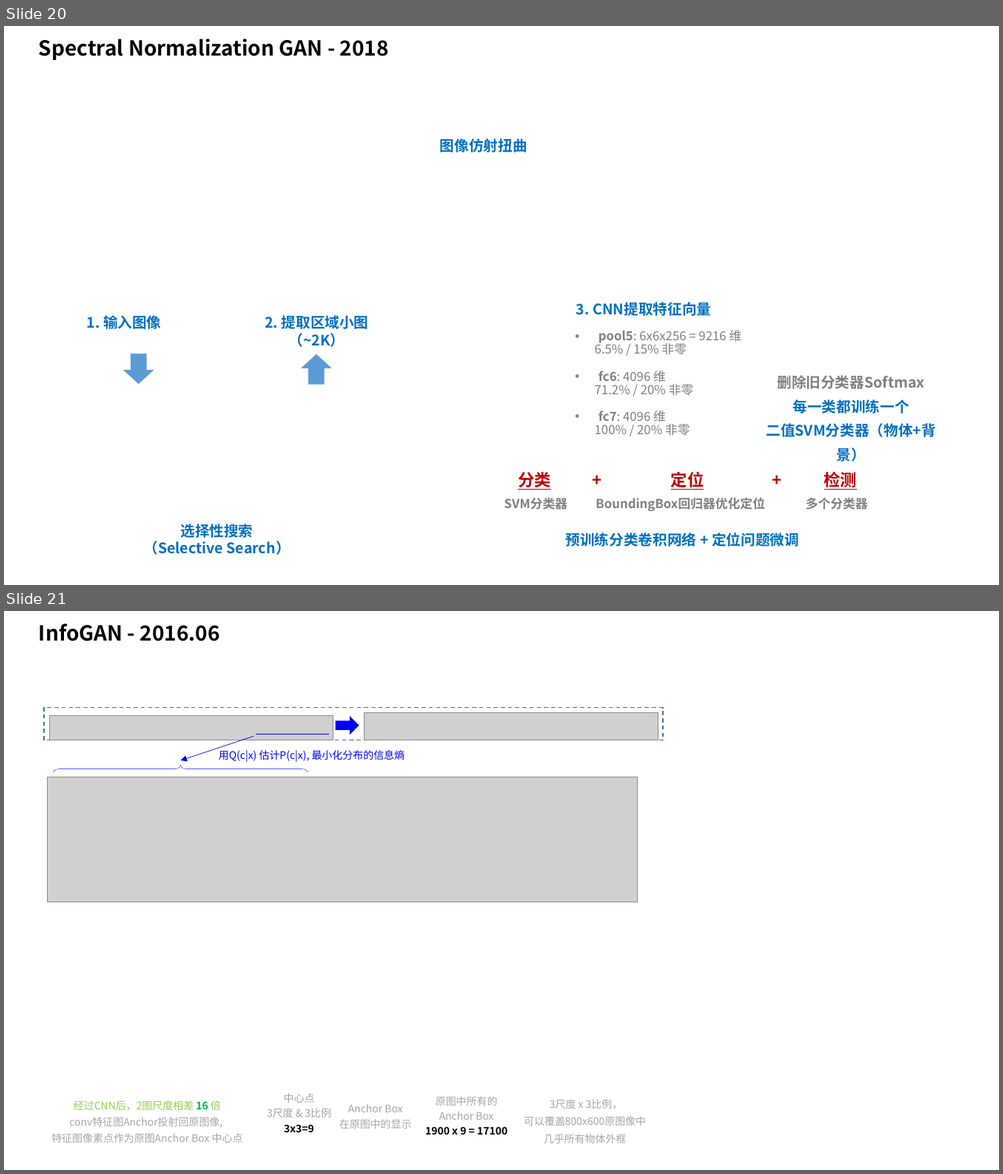
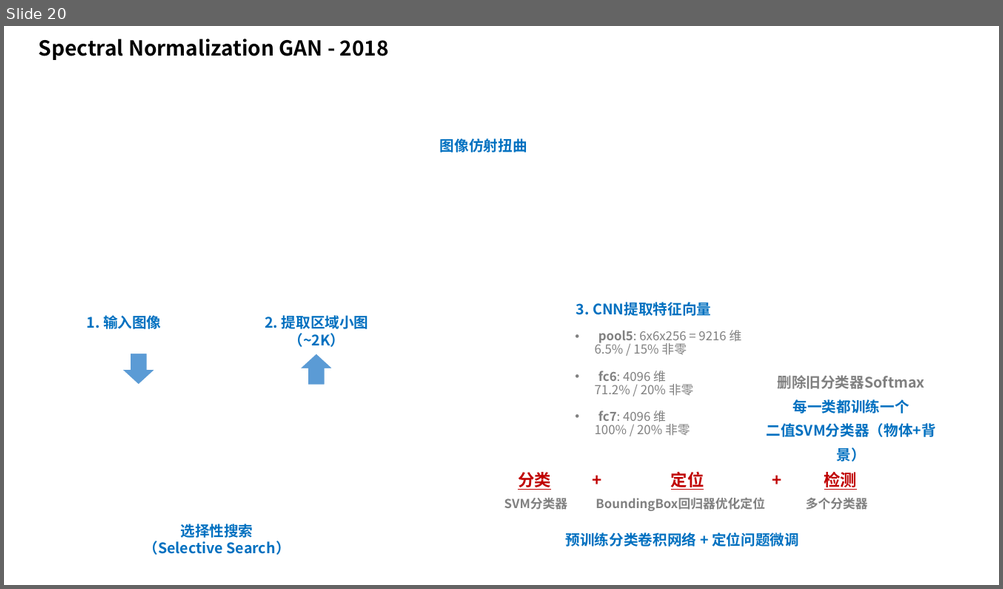
Before and after one commit to taylorguo/GAN_Understanding_Practicing, a slide deck: GAN_Understanding/GANunderstanding.pptx. Shown one above the other, each under a label of ours: slides 20 and 21 before the commit, slide 20 after it. The pictures are 1003x1174 and 1003x589 pixels, drawn with LibreOffice and Linux fonts; fonts in the diff are those of the drawing; grey boxes stand for pictures. Boxes give left, top, right and bottom in pixels: in the first picture for what was removed or moved away, otherwise in the second. Text is boxed around its words. In the diff, an @@ line names an element or a change of style, - is before the commit and + after.

```diff
--- a/GAN_Understanding/GANunderstanding.pptx
+++ b/GAN_Understanding/GANunderstanding.pptx
@@ slide 21 removed at [4,611,999,1170], background #FFFFFF @@
@@ text removed at [39,624,220,641] @@
-InfoGAN - 2016.06
@@ rectangle removed at [44,708,663,741] @@
@@ picture removed at [50,715,333,739] @@
@@ right arrow removed at [336,718,358,734] @@
@@ picture removed at [364,713,658,740] @@
@@ arrow removed from (253, 736) to (181, 760) @@
@@ line removed from (256, 734) to (329, 734) @@
@@ left brace removed at [54,765,308,772] @@
@@ text removed at [219,750,405,762] @@
-用Q(c|x) 估计P(c|x), 最小化分布的信息熵
@@ picture removed at [47,777,637,902] @@
@@ text removed at [267,1093,331,1133] @@
-中心点
-3尺度 & 3比例
-3x3=9
@@ text removed at [425,1096,507,1135] @@
-原图中所有的
-Anchor Box
-1900 x 9 = 17100
@@ text removed at [51,1101,243,1143] @@
-经过CNN后，2图尺度相差 16 倍
-conv特征图Anchor投射回原图像,
-特征图像素点作为原图Anchor Box 中心点
@@ text removed at [339,1105,412,1129] @@
-Anchor Box
-在原图中的显示
@@ text removed at [523,1099,646,1144] @@
-3尺度 x 3比例，
-可以覆盖800x600原图像中
-几乎所有物体外框
```
Also in this commit, not shown: 1 slide added, 1 other file.
